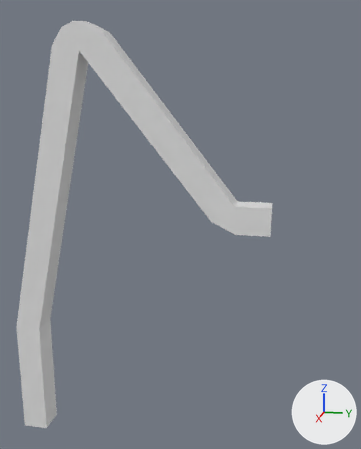
One commit to the Blender file PGEBIELBNE/Assets/Models/Leg3.blend: the scene before it, then after it.
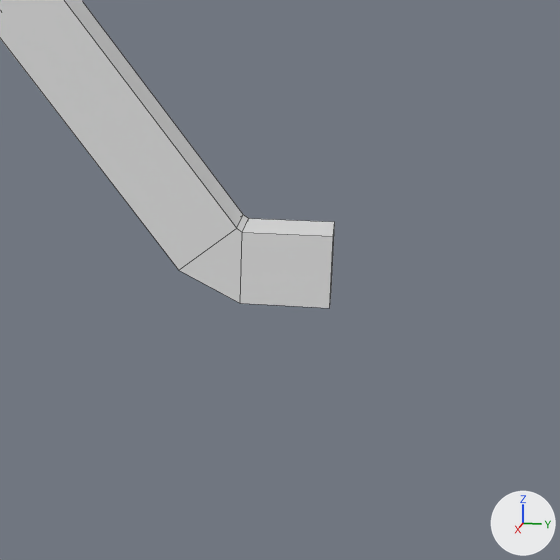
Old and new are each drawn whole from a camera (50 mm lens) standing at (35.09, 2.38, 8.07) and looking at (-0.63, -4.77, -0.86) and again close up on the part from 39% to 100% of the width and 26% to 75% of the height. Lighting does not change. The marker at lower right points along +X, +Y and +Z. The close-ups show mesh edges as thin lines.
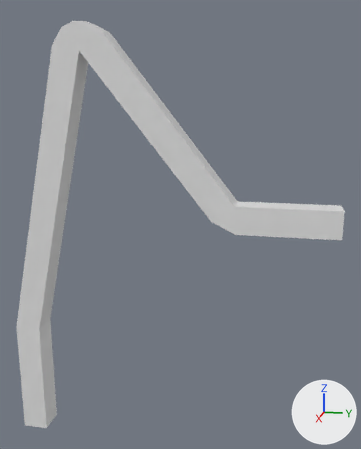
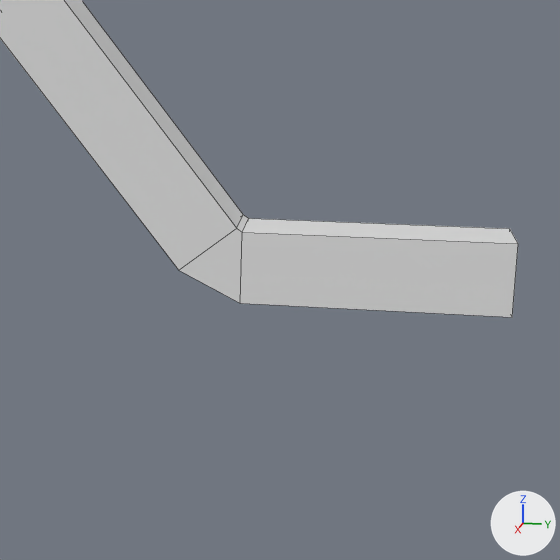
The newer file is also rescaled (x0.1), turned or shifted as a whole; pictures and numbers use the older file's frame.

Location of each change, [x1, y1, x2, y2] in pixels of the close-ups (560 x 560 px; the box of a moved part takes in the faces that stretch with it):
'Cube.043', reshaped: before [0, 0, 335, 308]; after [0, 0, 518, 317]
part 1 of me_cube_022, moved or reshaped: before [240, 218, 335, 308]; after [240, 218, 518, 317]

What the commit changed:
me_cube_022 has 48 vertices, 46 faces and spans x -1.0..1.0, y -25.8..2.1, z -4.1..18.2.
me_cube_022 is used by ob_cube_043; location (0.0, 0.0, 0.0); rotation (0.699, 0.0, 0.0), in degrees (40, 0, 0).
Before the commit, vertices of me_cube_022: 36 (1.0, 0.8, -2.0) at pixel (329, 308), 37 (-1.0, 0.8, -2.0) at pixel (331, 290), 38 (1.0, 2.1, -0.5) at pixel (333, 236), 39 (-1.0, 2.1, -0.5) at pixel (334, 221).
Part 1, on me_cube_022:
Vertices 36 to 39 of me_cube_022 move by (0.0, 3.7, -3.1).
